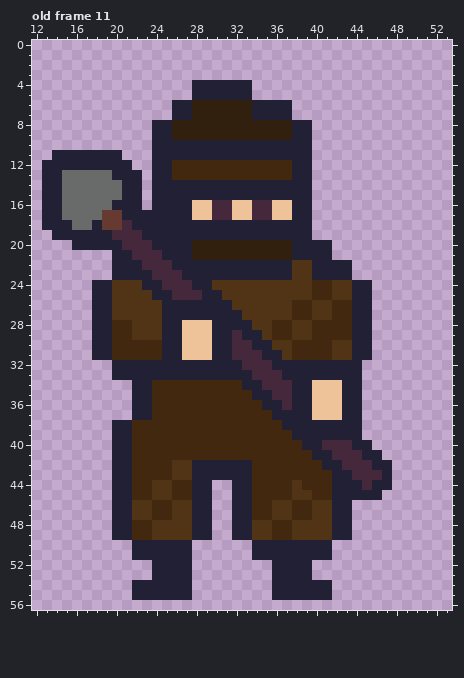
A pixel-art file gets an edit: static/assets/bandit.aseprite. The first picture shows the starting point.
64x64 pixels, 11 frames. Shown: old frame 11: x 12..53, y 0..56. The commit also changed other frames, which this record leaves out.
After:
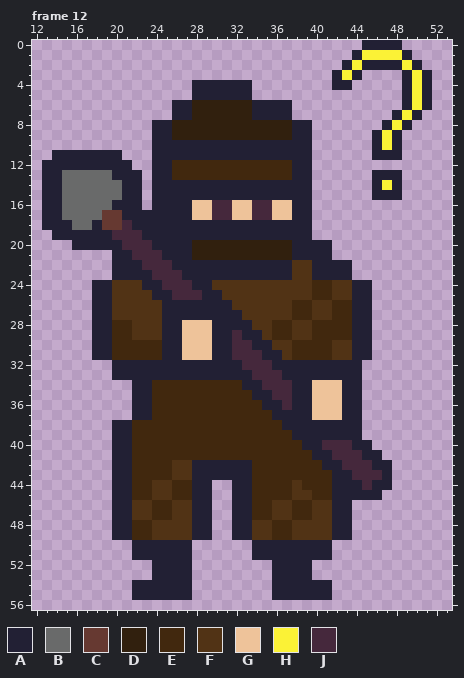
Palette (. is transparent): A #222034  B #696a6a  C #663931  D #31200e  E #41280e  F #513315  G #eec39a  H #fbf236  J #45283c
A new or re-ordered frame is compared with the old frame closest to it.
Changes in this commit:
frames 11 -> 16
Frame 12 is new; against old frame 11, layer "Layer 2":
y 0: x 45..48 .... -> AAAA
y 1: x 44..49 ...... -> AHHHHA
y 2: x 43..50 ........ -> AHAAAAHA
y 3: x 42..44 ... -> AHA; x 49..51 ... -> AHA
y 4: x 42..43 .. -> AA; x 49..51 ... -> AHA
y 5..6: x 49..51 ... -> AHA
y 7: x 48..50 ... -> AHA
y 8: x 47..49 ... -> AHA
y 9..10: x 46..48 ... -> AHA
y 11: x 46..48 ... -> AAA
y 13: x 46..48 ... -> AAA
y 14: x 46..48 ... -> AHA
y 15: x 46..48 ... -> AAA
Pixel boxes of the changes (left, top, right, bottom) in both pictures:
added: (332, 40, 432, 200)
